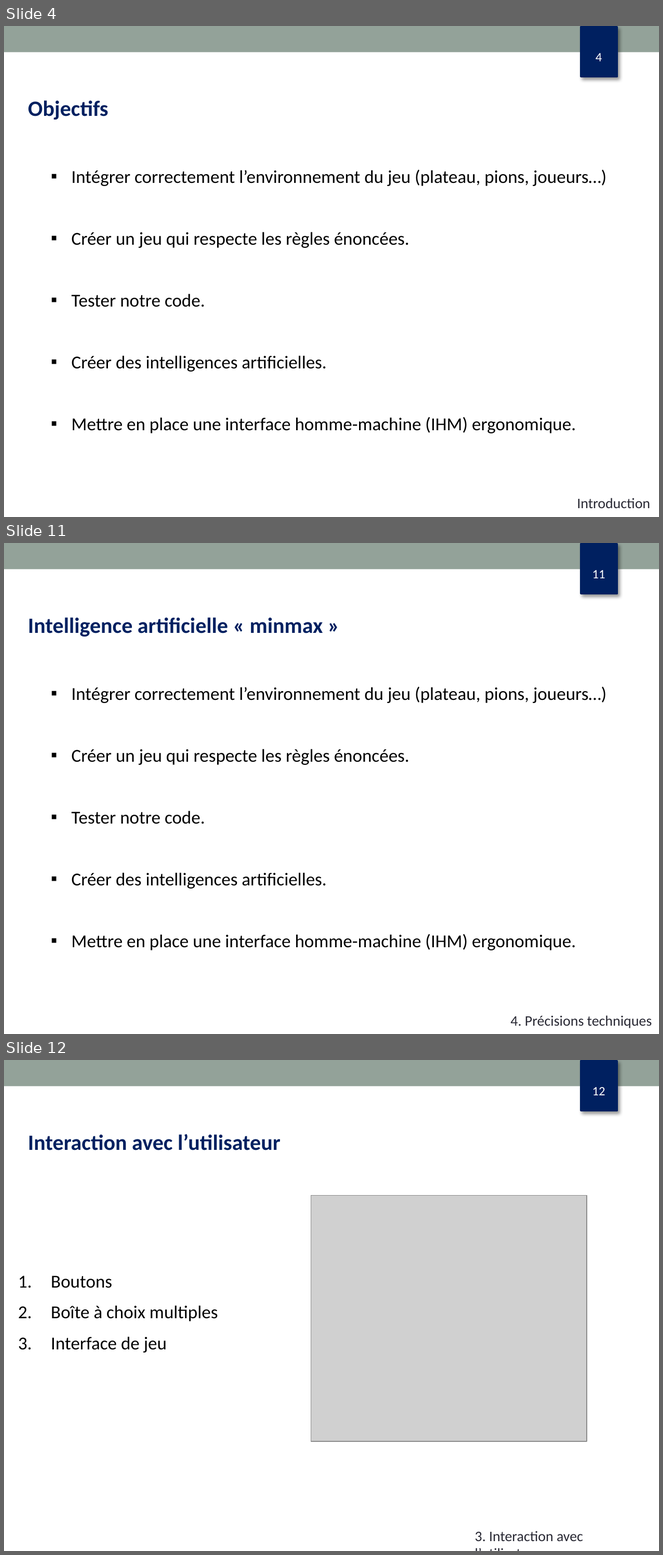
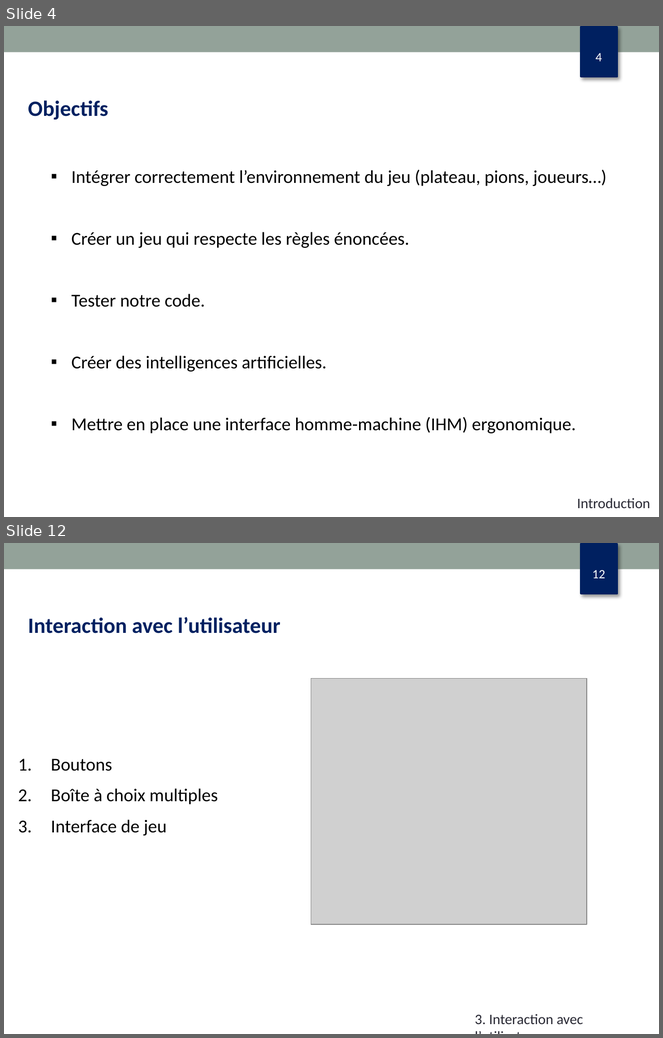
Before and after one commit to dupondth/othello, a slide deck: diapo_oral.pptx. Shown one above the other, each under a label of ours: slides 4, 11 and 12 before the commit, slides 4 and 12 after it; the slides between them are not shown. The pictures are 663x1555 and 663x1038 pixels, drawn with LibreOffice and Linux fonts; fonts in the diff are those of the drawing; grey boxes stand for pictures. Boxes give left, top, right and bottom in pixels: in the first picture for what was removed or moved away, otherwise in the second. Text is boxed around its words. In the diff, an @@ line names an element or a change of style, - is before the commit and + after.

```diff
--- a/diapo_oral.pptx
+++ b/diapo_oral.pptx
@@ slide 11 removed at box(4, 543, 659, 1034), background #FFFFFF; not listed: 3 template elements that a slide beside it also shows @@
@@ text removed at box(28, 617, 607, 951) @@
-Intelligence artificielle « minmax »
-  ▪ Intégrer correctement l’environnement du jeu (plateau, pions, joueurs…)
-  ▪ Créer un jeu qui respecte les règles énoncées.
-  ▪ Tester notre code.
-  ▪ Créer des intelligences artificielles.
-  ▪ Mettre en place une interface homme-machine (IHM) ergonomique.
@@ text removed at box(510, 1016, 652, 1029) @@
-4. Précisions techniques
```
Also in this commit, not shown: 7 slides changed, 1 slide added.
